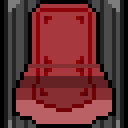
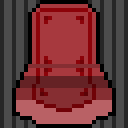
Layer changes from the first w=128, h=128 image to the second:
painted on "background" over [0, 0, 128, 128]
